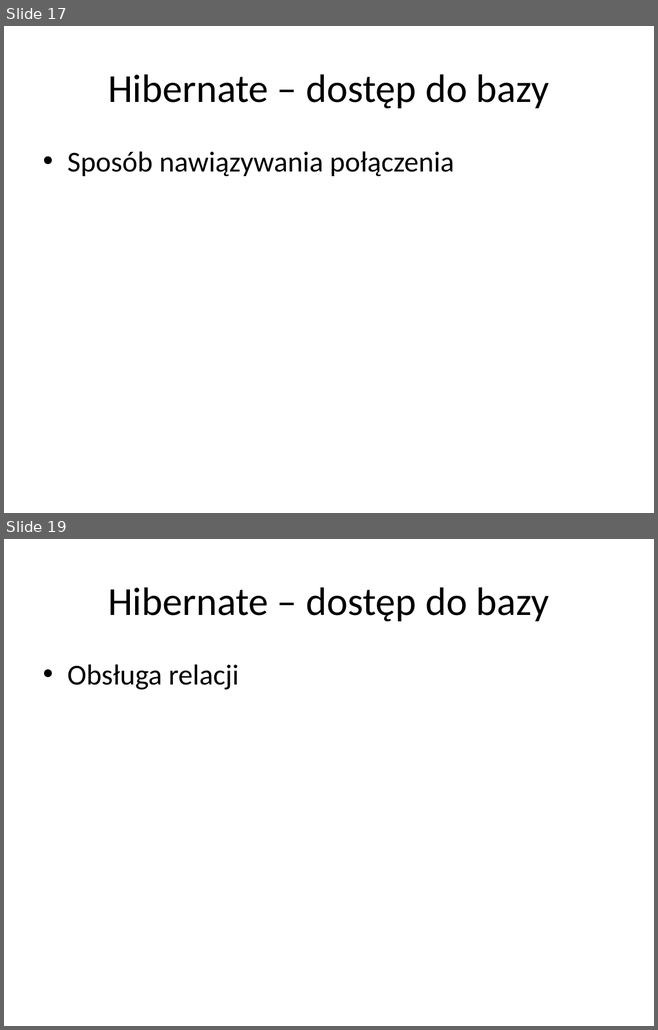
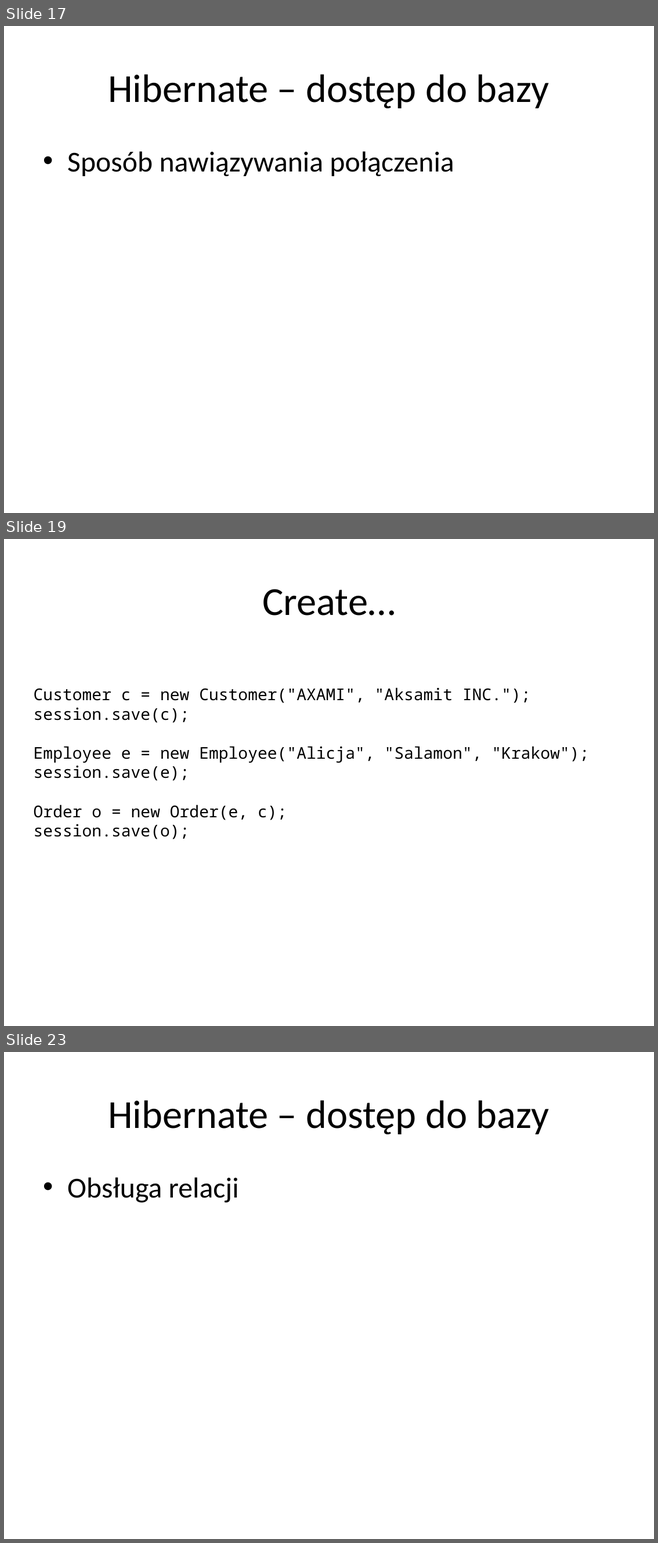
Before and after one commit to alicjasalamon/DB2, a slide deck: MySQL + Hibernate.pptx. Shown one above the other, each under a label of ours: slides 17 and 19 before the commit, slides 17, 19 and 23 after it; the slides between them are not shown. The pictures are 658x1030 and 658x1543 pixels, drawn with LibreOffice and Linux fonts; fonts in the diff are those of the drawing. Boxes give left, top, right and bottom in pixels: in the first picture for what was removed or moved away, otherwise in the second. Text is boxed around its words. In the diff, an @@ line names an element or a change of style, - is before the commit and + after.

```diff
--- a/MySQL + Hibernate.pptx
+++ b/MySQL + Hibernate.pptx
@@ slide 19 added at [4, 539, 654, 1026], background #FFFFFF @@
@@ title added at [262, 589, 395, 616], 44 pt, text #000000 @@
+Create…
@@ text added at [34, 687, 589, 839], 18 pt, text #000000 @@
+Customer c = new Customer("AXAMI", "Aksamit INC.");
+session.save(c);
+Employee e = new Employee("Alicja", "Salamon", "Krakow");
+session.save(e);
+Order o = new Order(e, c);
+session.save(o);
@@ what was slide 19 is now slide 23 @@
```
Also in this commit, not shown: 3 slides changed, 4 other slides added, 1 slide removed, 3 other files.
